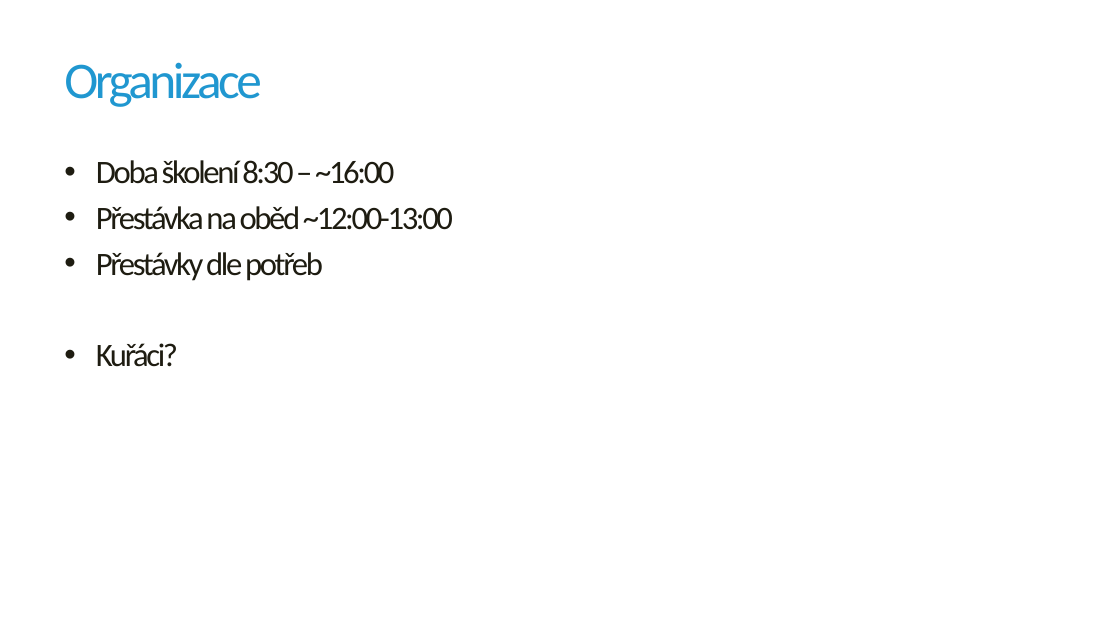
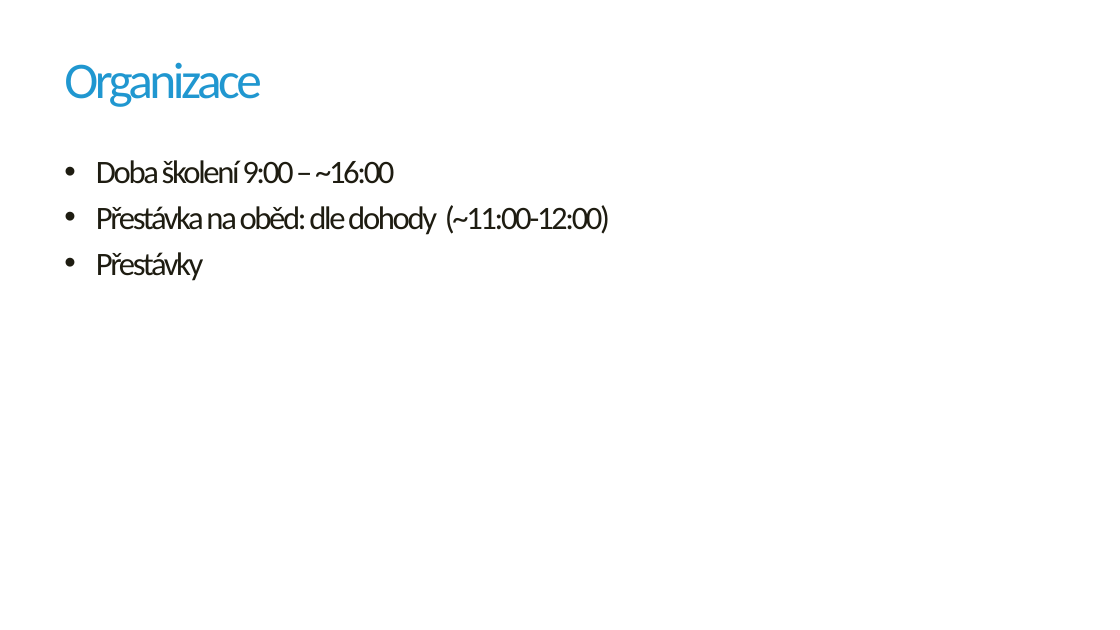
Before and after one commit to jirikanda/BlazorDemos, a slide deck: slide 3 of Presentation/00 - Intro.pptx. Drawn at 1120x630 pixels with LibreOffice and Linux fonts; fonts in the diff are those of the drawing; background and template pictures are left out. Boxes give left, top, right and bottom in pixels: in the first picture for what was removed or moved away, otherwise in the second. Text is boxed around its words. In the diff, an @@ line names an element or a change of style, - is before the commit and + after.

```diff
--- a/Presentation/00 - Intro.pptx
+++ b/Presentation/00 - Intro.pptx
@@ text at <box>96,160,610,281</box>: text changed @@
-• Doba školení 8:30 – ~16:00
-• Přestávka na oběd ~12:00-13:00
-• Přestávky dle potřeb
-• Kuřáci?
+• Doba školení 9:00 – ~16:00
+• Přestávka na oběd: dle dohody (~11:00-12:00)
+• Přestávky
```
Also in this commit, not shown: 1 other slide changed, 6 other files.
